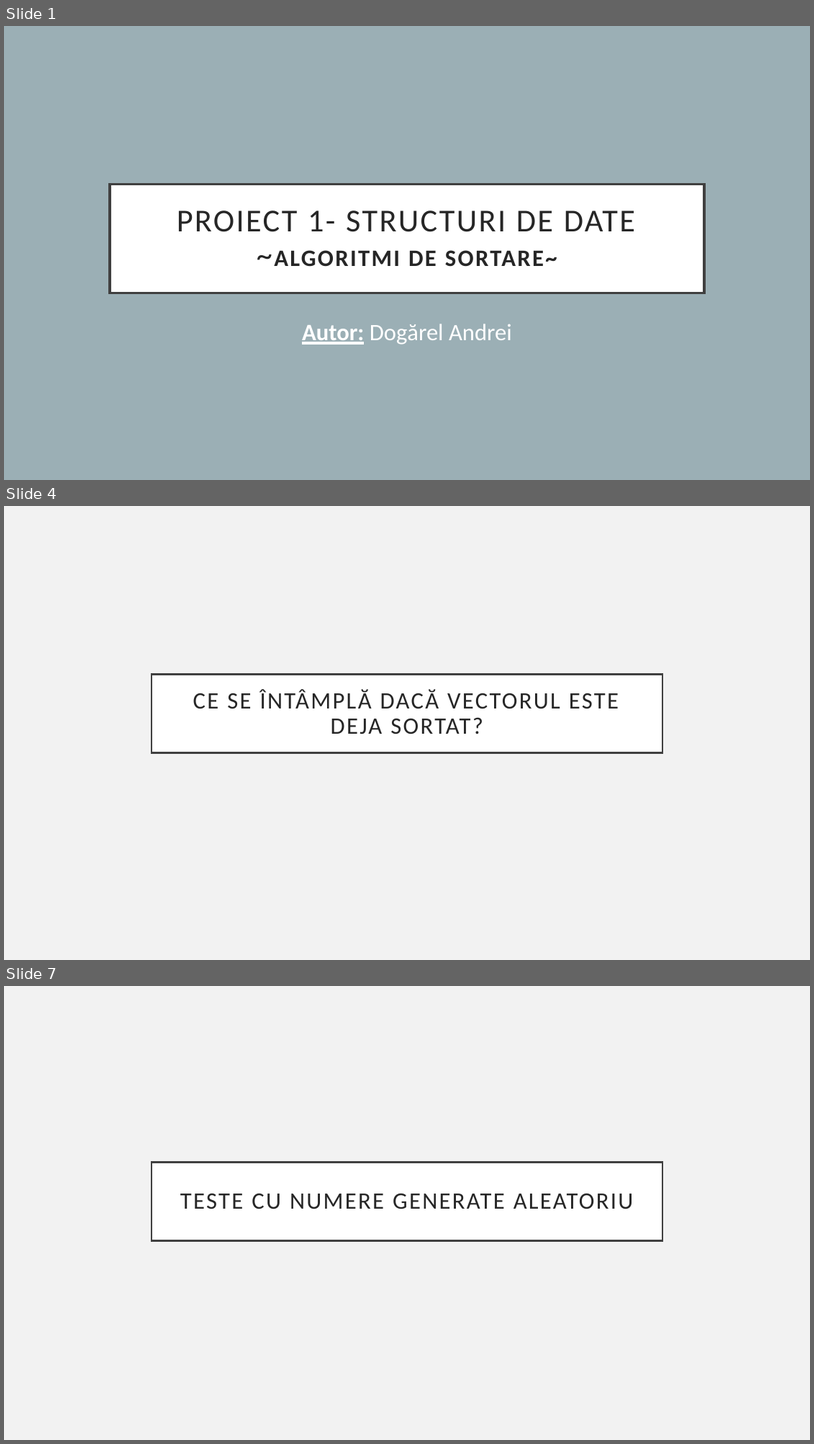
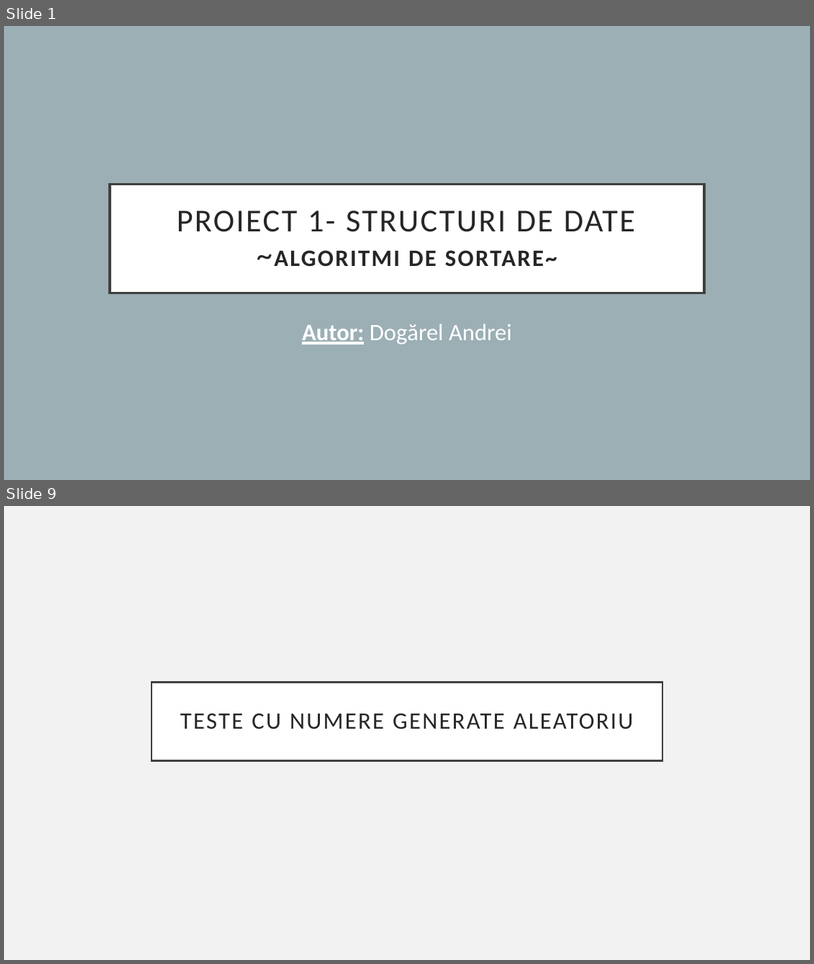
Before and after one commit to AndreiDogarel/Test-Sorting-Algorithms, a slide deck: Proiect1_SD.pptx. Shown one above the other, each under a label of ours: slides 1, 4 and 7 before the commit, slides 1 and 9 after it; the slides between them are not shown. The pictures are 814x1444 and 814x964 pixels, drawn with LibreOffice and Linux fonts; fonts in the diff are those of the drawing. Boxes give left, top, right and bottom in pixels: in the first picture for what was removed or moved away, otherwise in the second. Text is boxed around its words. In the diff, an @@ line names an element or a change of style, - is before the commit and + after.

```diff
--- a/Proiect1_SD.pptx
+++ b/Proiect1_SD.pptx
@@ slide 4 removed at (4, 506, 810, 960), background #F2F2F2 @@
@@ title removed at (152, 674, 663, 753) @@
-CE SE ÎNTÂMPLĂ DACĂ VECTORUL ESTE DEJA SORTAT?
@@ what was slide 7 is now slide 9 @@
```
Also in this commit, not shown: 8 slides changed, 3 slides added, 1 other file.
